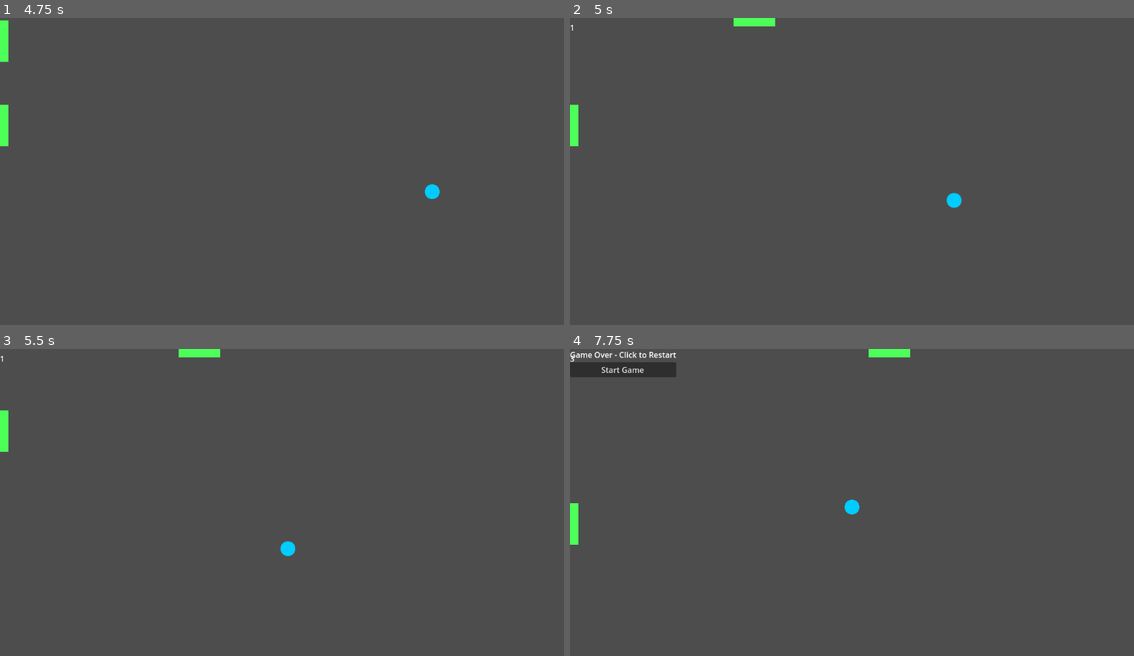
Above: before the commit, frames 1-4 (two rows, left to right).
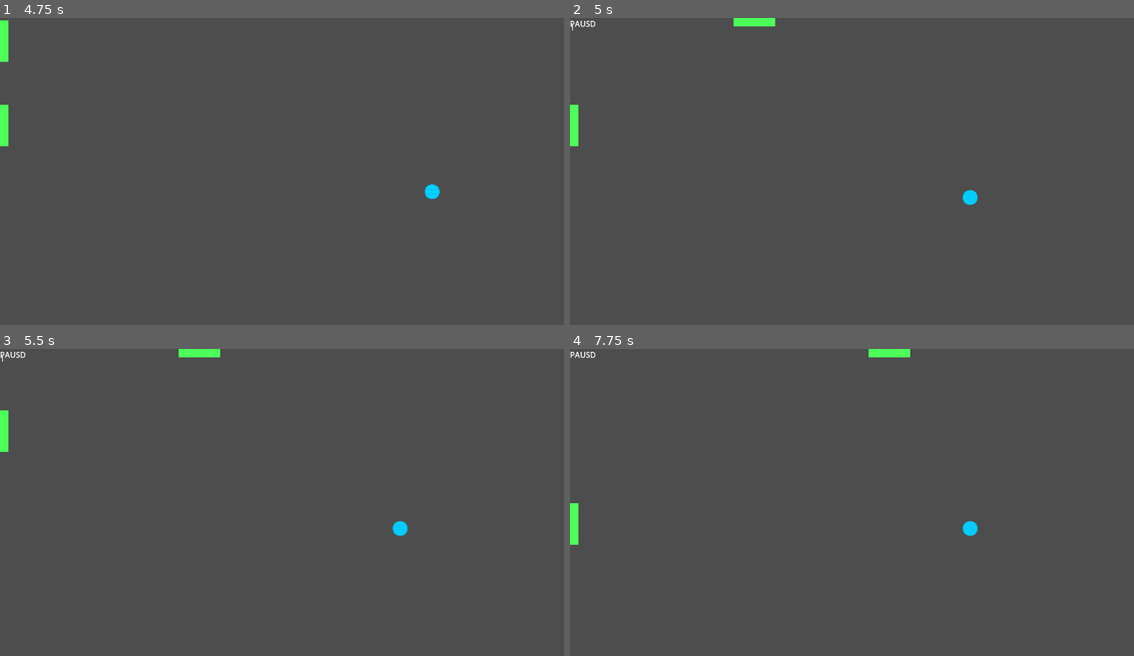
Above: after the commit, the same moments.

Repository: JTheoMitr/pong-infinity
Game: Godot game, scene res://main.tscn
The game is run twice, just before and just after one commit, with the same random seed, the same clock (stepped at 60 frames per second) and the same inputs.
Inputs (mouse positions are in pixels of both pictures, inside the frame that each line leads up to):
- Up to frame 1 (4.75 s): click "Start Game" at 0.5 s; tap Enter (ui_accept) at 1.25, 1.52, 2.75, 4.52 s; move the mouse to (406, 159) at 1.27 s; hold Up (ui_up) 1.28-2 s; tap S (s) at 1.35, 2.85, 4.35 s; click (406, 159) at 1.42 s; tap W (w) at 1.55, 3.05, 4.55 s; drag from (169, 192) to (253, 239) at 2.02 s; move the mouse to (338, 107) at 2.77 s; hold Up (ui_up) 2.78-3.5 s; drag from (253, 239) to (112, 128) at 3.52 s; move the mouse to (451, 223) at 4.27 s; hold Down (ui_down) from 4.28 s (still down)
- Up to frame 2 (5 s): keep holding Down (ui_down); tap P (ui_pause) at 4.9 s
- Up to frame 3 (5.5 s): release Down (ui_down) at 5 s; drag from (112, 459) to (197, 428) at 5.02 s
- Up to frame 4 (7.75 s): move the mouse to (880, 505) at 5.77 s; hold Down (ui_down) 5.78-6.5 s; tap S (s) at 5.85, 7.35 s; click (880, 505) at 5.92 s; tap W (w) at 6.05, 7.55 s; drag from (767, 428) to (739, 523) at 6.52 s; move the mouse to (976, 490) at 7.27 s; hold Up (ui_up) from 7.28 s (still down); tap Enter (ui_accept) at 7.52 s

Frame 1 is identical in both runs. In frame 2, 0.3% of the frame differs, in the area x 0-73%, y 0-62%; in frame 3, 0.3%; in frame 4, 1.3%.

Commit message:
Pausing Enabled
Next: Add score tracking and background

Diff:
--- a/UI/hud.gd
+++ b/UI/hud.gd
@@ -4,14 +4,16 @@
 @onready var label: Label = $CenterContainer/VBoxContainer/Label
 @onready var start_button: Button = $CenterContainer/VBoxContainer/StartButton
 @onready var countdown_label: Label = $CountdownLabel
+@onready var pause_label: Label = $PauseLabel
+signal start_button_pressed
 
-signal start_button_pressed
 
 func _ready() -> void:
 	label.text = "PONG ∞"
 	label.visible = true
 	countdown_label.visible = false
 	start_button.visible = true
+	pause_label.visible = false
 	start_button.pressed.connect(_on_start_button_pressed)
 
 
@@ -21,6 +23,8 @@
 	countdown_label.visible = true
 	emit_signal("start_button_pressed")
 
+func show_pause_overlay(paused: bool) -> void:
+	pause_label.visible = paused
 
 func show_start_message(text: String) -> void:
 	label.text = text
--- a/UI/hud.tscn
+++ b/UI/hud.tscn
@@ -24,3 +24,8 @@
 offset_right = 63.0
 offset_bottom = 31.0
 text = "PONG ∞"
+
+[node name="PauseLabel" type="Label" parent="."]
+offset_right = 40.0
+offset_bottom = 23.0
+text = "PAUSD"
--- a/main.gd
+++ b/main.gd
@@ -13,6 +13,7 @@
 
 func _ready() -> void:
 	Input.mouse_mode = Input.MOUSE_MODE_VISIBLE
+	process_mode = Node.PROCESS_MODE_ALWAYS  # Allow input when paused
 	hud.show_start_message("Start Game")
 	hud.start_button_pressed.connect(_on_start_button_pressed)
 
@@ -41,14 +42,31 @@
 
 
 func _unhandled_input(event: InputEvent) -> void:
+	# --- Start game with Space / Start button ---
 	if not game_started and event.is_action_pressed("ui_accept"):
 		_on_start_button_pressed()
+
+	# --- Pause / Unpause ---
+	elif game_started and event.is_action_pressed("ui_pause"):
+		toggle_pause()
+
+	# --- Mobile tap pause: tap center third of screen ---
+	elif game_started and event is InputEventScreenTouch and event.pressed:
+		var screen_size := get_viewport_rect().size
+		var third_x := screen_size.x / 3.0
+		if event.position.x > third_x and event.position.x < third_x * 2:
+			toggle_pause()
+
+func toggle_pause() -> void:
+	get_tree().paused = !get_tree().paused
+	hud.show_pause_overlay(get_tree().paused)
 
 
 func _on_start_button_pressed() -> void:
 	if game_over_state:
 		print("game over")
 		game_over_state = false
+	hud.hide_start_message()
 	var screen_size := get_viewport_rect().size
 	var screen_center := screen_size * 0.5
 	reset_positions(screen_center)
@@ -66,7 +84,7 @@
 	start_game()
 
 func start_game() -> void:
-	hud.hide_start_message()
+
 	game_started = true
 	ball.launch()
 
